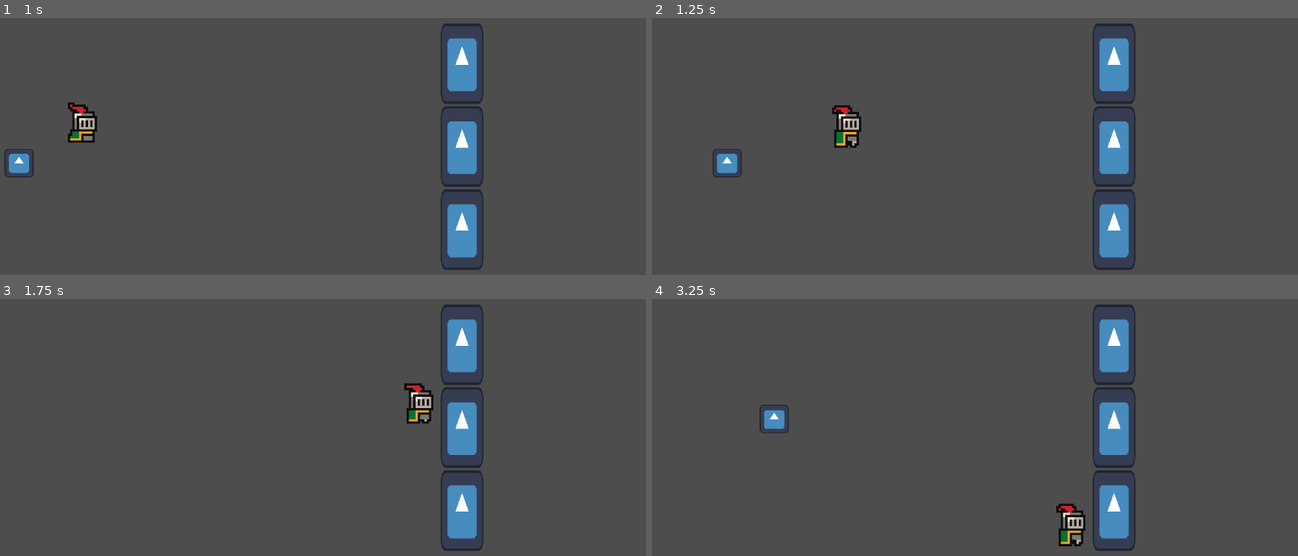
Above: before the commit, frames 1-4 (two rows, left to right).
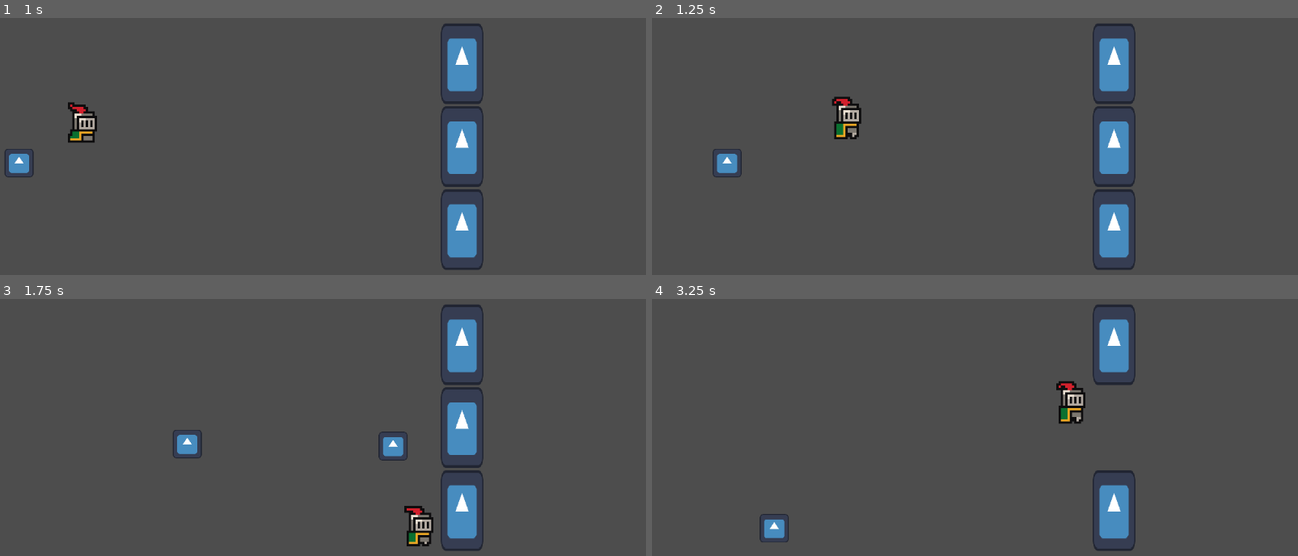
Above: after the commit, the same moments.

Repository: Smoresies/CCG2024Q4
Game: Godot game, scene res://scenes/sandbox.tscn
Same seed, same stepped clock (60 frames per second), same inputs: the game is played once before the commit and once after it. The engine's default icon, where the game draws it, is replaced by a stand-in: a white triangle on a blue panel in a dark square.
Inputs (mouse positions are in pixels of both pictures, inside the frame that each line leads up to):
- Up to frame 1 (1 s): tap Enter at 0.5 s; move the mouse to (465, 164) at 0.52 s; hold Right (right) from 0.53 s (still down); click (465, 164) at 0.6 s; tap Space (jump) at 0.77, 0.8 s
- Up to frame 2 (1.25 s): keep holding Right (right); tap Space (jump) at 1.07 s
- Up to frame 3 (1.75 s): keep holding Right (right); move the mouse to (193, 481) at 1.27 s; tap Space (jump) at 1.35, 1.52 s; click (193, 481) at 1.55 s
- Up to frame 4 (3.25 s): tap Space (jump) at 1.82, 2.3, 3.02 s; move the mouse to (1039, 383) at 2.02 s; release Right (right) at 2.03 s; hold A (left) 2.03-2.78 s; click (1039, 383) at 2.1 s; move the mouse to (942, 535) at 2.77 s; hold Right (right) from 2.78 s (still down); click (942, 535) at 2.85 s

Frame 1 is identical in both runs. In frame 2, 0.6% of the frame differs, in the area x 27-33%, y 30-51%; in frame 3, 1.7%; in frame 4, 3.0%, in the area x 16-75%, y 32-97%.

Commit message:
Ccg 174 implement the ability to climb up specific items in environment (#10)
* update

* Added climbing

* update

* Removed unused _can_climb

* fixed if statement

Diff:
--- /dev/null
+++ b/prefabs/climbable.tscn
@@ -0,0 +1,14 @@
+[gd_scene load_steps=3 format=3 uid="uid://df0h6dt2b3l7n"]
+
+[ext_resource type="Script" path="res://scripts/environment/climbable_area_component.gd" id="1_76ua0"]
+
+[sub_resource type="RectangleShape2D" id="RectangleShape2D_21kih"]
+size = Vector2(20, 115)
+
+[node name="Climbable" type="Area2D"]
+collision_layer = 16
+script = ExtResource("1_76ua0")
+
+[node name="CollisionShape2D" type="CollisionShape2D" parent="."]
+position = Vector2(0, -47.5)
+shape = SubResource("RectangleShape2D_21kih")
--- a/prefabs/entity.tscn
+++ b/prefabs/entity.tscn
@@ -71,6 +71,7 @@
 projectile_spawn_position = NodePath("../PlayerMovementComponent/Marker2D")
 
 [node name="PlayerMovementComponent" type="CharacterBody2D" parent="."]
+collision_mask = 17
 script = ExtResource("5_hgkaw")
 
 [node name="CollisionShape2D" type="CollisionShape2D" parent="PlayerMovementComponent"]
--- a/project.godot
+++ b/project.godot
@@ -40,8 +40,6 @@
 jump={
 "deadzone": 0.5,
 "events": [Object(InputEventKey,"resource_local_to_scene":false,"resource_name":"","device":-1,"window_id":0,"alt_press …(191 unchanged characters)…
-, Object(InputEventKey,"resource_local_to_scene":false,"resource_name":"","device":-1,"window_id":0,"alt_pressed":false,"shift_pressed":false,"ctrl_pressed":false,"meta_pressed":false,"pressed":false,"keycode":0,"physical_keycode":4194320,"key_label":0,"unicode":0,"location":0,"echo":false,"script":null)
-, Object(InputEventKey,"resource_local_to_scene":false,"resource_name":"","device":-1,"window_id":0,"alt_pressed":false,"shift_pressed":false,"ctrl_pressed":false,"meta_pressed":false,"pressed":false,"keycode":0,"physical_keycode":87,"key_label":0,"unicode":119,"location":0,"echo":false,"script":null)
 ]
 }
 down={
@@ -55,6 +53,12 @@
 "events": [Object(InputEventMouseButton,"resource_local_to_scene":false,"resource_name":"","device":-1,"window_id":0,"a …(259 unchanged characters)…
 ]
 }
+up={
+"deadzone": 0.5,
+"events": [Object(InputEventKey,"resource_local_to_scene":false,"resource_name":"","device":-1,"window_id":0,"alt_pressed":false,"shift_pressed":false,"ctrl_pressed":false,"meta_pressed":false,"pressed":false,"keycode":0,"physical_keycode":87,"key_label":0,"unicode":119,"location":0,"echo":false,"script":null)
+, Object(InputEventKey,"resource_local_to_scene":false,"resource_name":"","device":-1,"window_id":0,"alt_pressed":false,"shift_pressed":false,"ctrl_pressed":false,"meta_pressed":false,"pressed":false,"keycode":0,"physical_keycode":4194320,"key_label":0,"unicode":0,"location":0,"echo":false,"script":null)
+]
+}
 
 [layer_names]
 
--- a/scenes/sandbox.tscn
+++ b/scenes/sandbox.tscn
@@ -6,6 +6,7 @@
 [ext_resource type="Script" path="res://scripts/status_effect/base_status_effect.gd" id="4_3cfgk"]
 [ext_resource type="PackedScene" uid="uid://dtwb2d20i0de2" path="res://prefabs/attacks/ranged_attack2.tscn" id="5_ct8tr"]
 [ext_resource type="Script" path="res://scripts/status_effect/replace_attack_status_effect.gd" id="6_ciesc"]
+[ext_resource type="PackedScene" uid="uid://df0h6dt2b3l7n" path="res://prefabs/climbable.tscn" id="7_nah8b"]
 
 [sub_resource type="WorldBoundaryShape2D" id="WorldBoundaryShape2D_sj5p0"]
 
@@ -61,3 +62,10 @@
 [node name="CollisionShape2D" type="CollisionShape2D" parent="BaseCollidableObject2"]
 position = Vector2(168, 200)
 shape = SubResource("RectangleShape2D_vau7a")
+
+[node name="Climbable" parent="." instance=ExtResource("7_nah8b")]
+position = Vector2(129, 202)
+collision_layer = 17
+
+[connection signal="body_entered" from="Climbable" to="Entity" method="_on_entered_climbable"]
+[connection signal="body_exited" from="Climbable" to="Entity" method="_on_exited_climbable"]
--- a/scripts/entity/base_entity.gd
+++ b/scripts/entity/base_entity.gd
@@ -16,7 +16,8 @@
 
 	# if the movement component and input component exist connect the movement together.
 	if movement_component and input_component and attack_component:
-		input_component.on_horizontal_movement_input.connect(movement_component.on_movement_input)
+		input_component.on_horizontal_movement_input.connect(movement_component.on_horizontal_movement_input)
+		input_component.on_vertical_movement_input.connect(movement_component.on_vertical_movement_input)
 		input_component.on_jump_input_started.connect(movement_component.on_jump_input_started)
 		input_component.on_jump_input.connect(movement_component.on_jump_input)
 		input_component.on_jump_input_cancelled.connect(movement_component.on_jump_input_cancelled)
--- a/scripts/entity/components/input_components/base_input_component.gd
+++ b/scripts/entity/components/input_components/base_input_component.gd
@@ -26,6 +26,9 @@
 ## [param horizontal_value] float: The horizontal input value. Should be implemented in child class.
 @warning_ignore("UNUSED_SIGNAL")
 signal on_horizontal_movement_input(horizontal_value: float)
+
+@warning_ignore("UNUSED_SIGNAL")
+signal on_vertical_movement_input(vertical_value: float)
 
 
 # Called when the node enters the scene tree for the first time.
@@ -58,3 +61,9 @@
 	Utilities.make_abstract_function(name)
 
 	return 0
+
+## Gets the current combined left and right input. Needs to be overwrote.
+func vertical_movement_input() -> float:
+	Utilities.make_abstract_function(name)
+
+	return 0
--- a/scripts/entity/components/input_components/player_input_component.gd
+++ b/scripts/entity/components/input_components/player_input_component.gd
@@ -5,7 +5,10 @@
 const JUMP_INPUT_NAME: StringName = &"jump"
 const LEFT_INPUT_NAME: StringName  = &"left"
 const RIGHT_INPUT_NAME: StringName = &"right"
+const DOWN_INPUT_NAME: StringName = &"down"
+const UP_INPUT_NAME: StringName = &"up"
 const ATTACK_INPUT_NAME: StringName = &"attack"
+
 
 
 func _ready() -> void:
@@ -23,6 +26,8 @@
 
 	on_horizontal_movement_input.emit(Input.get_axis(LEFT_INPUT_NAME, RIGHT_INPUT_NAME))
 
+	on_vertical_movement_input.emit(Input.get_axis(UP_INPUT_NAME, DOWN_INPUT_NAME))
+
 	if Input.is_action_just_pressed(ATTACK_INPUT_NAME):
 		on_attack_input_started.emit()
 		on_attack_input.emit()
--- a/scripts/entity/components/movement_components/base_movement_component.gd
+++ b/scripts/entity/components/movement_components/base_movement_component.gd
@@ -11,6 +11,15 @@
 
 ## Event called when horizontal movement ends. Should be implemented in child class.
 signal on_horizontal_movement_cancelled(value: float )
+
+## Event called when vertical movement starts. Should be implemented in child class.
+signal on_vertical_movement_started(value: float )
+
+## Event called when vertical movement is happening. Should be implemented in child class.
+signal on_vertical_movement(value: float )
+
+## Event called when vertical movement ends. Should be implemented in child class.
+signal on_vertical_movement_cancelled(value: float )
 
 ## Event called when a jump starts. Should be implemented in child class.
 signal on_jump_started()
@@ -30,8 +39,14 @@
 ## The horizontal velocity last physics frame.
 var _previous_horizontal_velocity: float = 0
 
+## The vertical velocity last physics frame.
+var _previous_vertical_velocity: float = 0
+
 ## The current direction the character is facing. 1 being right.
 var _current_direction: int = 1
+
+## Climbing booleans
+var _is_climbing: bool = false
 
 # Called when the node enters the scene tree for the first time.
 func _ready() -> void:
@@ -46,13 +61,18 @@
 	_was_grounded = is_on_floor()
 	try_to_emit_signal_direction_change()
 	_previous_horizontal_velocity = velocity.x
+	_previous_vertical_velocity = velocity.y
 
 
-## What the entity does when it receives movement input. Should be implemented in child class.
+## What the entity does when it receives horizontal movement input. Should be implemented in child class.
 @warning_ignore("UNUSED_PARAMETER")
-func on_movement_input(horizontal_vector2: float) -> void:
+func on_horizontal_movement_input(horizontal_vector2: float) -> void:
 	Utilities.make_abstract_function(name)
 
+## What the entity does when it receives vertical movement input. Should be implemented in child class.
+@warning_ignore("UNUSED_PARAMETER")
+func on_vertical_movement_input(horizontal_vector2: float) -> void:
+	Utilities.make_abstract_function(name)
 
 ## What the entity does when it receives jump started input. Should be implemented in child class.
 func on_jump_input_started() -> void:
@@ -78,6 +98,14 @@
 	elif velocity.x != 0 && _previous_horizontal_velocity != 0:
 		on_horizontal_movement.emit(velocity.x)
 
+	if(velocity.y == 0 && _previous_vertical_velocity != 0):
+		on_vertical_movement_cancelled.emit(velocity.y)
+	elif(velocity.y != 0 && _previous_vertical_velocity == 0):
+		on_vertical_movement_started.emit(velocity.y)
+	elif velocity.y != 0 && _previous_vertical_velocity != 0:
+		on_vertical_movement.emit(velocity.y)
+
+
 
 ## Determines if the signal on_grounded_start and on_airborne_start signals
 ## should be invoked and then invokes them if they should.
@@ -101,3 +129,11 @@
 	elif velocity.x < 0 and _current_direction > 0:
 		_current_direction = -1
 		on_direction_changed.emit(_current_direction)
+
+func _on_entered_climbable() -> void:
+	_is_climbing = true
+	print("Entered climbable area")
+
+func _on_exited_climbable() -> void:
+	_is_climbing = false
+	print("Exited climbable area")
--- a/scripts/entity/components/movement_components/player_movement_component.gd
+++ b/scripts/entity/components/movement_components/player_movement_component.gd
@@ -20,7 +20,7 @@
 @export var MOTH_JUMP_FLUTTER_DURATION: float = 0.35
 
 ## The current input direction.
-var _current_input_direction: float = 0
+var _current_input_direction: Vector2 = Vector2(0,0)
 
 ## How fast the character decelerates after loss of input.
 var _horizontal_deceleration: float = MAX_SPEED / DECELERATION_TIME
@@ -34,6 +34,12 @@
 var _moth_jump_initial_height: float = 0.0
 var _is_jump_button_held: bool = false
 
+## Used for rudimentary validation of exiting the climbable while holding up.
+## Change when tiles are implemented.
+var _is_up_pressed: bool = false
+
+@export var CLIMB_SPEED: int = 300
+@export var CLIMB_EXIT_SPEED: int = 50
 
 func _ready() -> void:
 	JUMP_VELOCITY *= -1
@@ -42,15 +48,22 @@
 ## Applies movement to the character.
 func _physics_process(delta: float) -> void:
 	super._physics_process(delta)
-	apply_gravity(delta)
-	apply_horizontal_movement(delta)
+	if _is_climbing:
+		apply_climbing_movement(delta)
+	else:
+		apply_gravity(delta)
+		apply_horizontal_movement(delta)
 	move_and_slide()
 
-func on_movement_input(horizontal_vector2: float) -> void:
-	_current_input_direction = horizontal_vector2
+func on_horizontal_movement_input(horizontal_vector2: float) -> void:
+	_current_input_direction.x = horizontal_vector2
+
+func on_vertical_movement_input(vertical_vector2: float) -> void:
+	_current_input_direction.y = vertical_vector2
+	_is_up_pressed = vertical_vector2 < 0
 
 func on_jump_input_started() -> void:
-	if is_on_floor():
+	if is_on_floor() or _is_climbing:
 		_can_moth_jump = true
 		velocity.y = JUMP_VELOCITY
 		on_jump_started.emit()
@@ -64,11 +77,20 @@
 func on_jump_input_cancelled() -> void:
 	_is_jump_button_held = false
 
+func _on_entered_climbable() -> void:
+	_is_climbing = true
+
+func _on_exited_climbable() -> void:
+	_is_climbing = false
+	if _is_up_pressed:
+		velocity.y = -CLIMB_EXIT_SPEED
+
+
 ## Moves the entity based on the current input direction.
 func apply_horizontal_movement(delta: float) -> void:
-	if _current_input_direction != 0:
+	if _current_input_direction.x != 0:
 		# Accelerate towards the target speed
-		velocity.x = move_toward(velocity.x, _current_input_direction * MAX_SPEED, ACCELERATION * delta)
+		velocity.x = move_toward(velocity.x, _current_input_direction.x * MAX_SPEED, ACCELERATION * delta)
 	else:
 		# Decelerate towards zero speed
 		velocity.x = move_toward(velocity.x, 0, _horizontal_deceleration * delta)
@@ -116,6 +138,11 @@
 		super.apply_gravity(delta)
 
 
+func apply_climbing_movement(delta: float) -> void:
+	velocity.y = move_toward(velocity.y, _current_input_direction.y * CLIMB_SPEED, ACCELERATION * delta)
+	velocity.x = move_toward(velocity.x, _current_input_direction.x * MAX_SPEED, ACCELERATION * delta)
+
+
 func _apply_moth_jump_dip(delta: float) -> void:
 	# Handle the flutter dip
 
--- /dev/null
+++ b/scripts/environment/climbable_area_component.gd
@@ -0,0 +1,17 @@
+class_name ClimbableArea extends Area2D
+
+func _ready() -> void:
+	body_entered.connect(_on_body_entered)
+	body_exited.connect(_on_body_exited)
+
+func _on_body_entered(body: Node2D ):
+	var parent: BaseEntity = body.get_parent()
+	var movement_component: BaseMovementComponent = parent.movement_component
+	movement_component._on_entered_climbable()
+	print(body.to_string() + " entered climbable")
+
+func _on_body_exited(body: Node2D ):
+	var parent: BaseEntity = body.get_parent()
+	var movement_component: BaseMovementComponent = parent.movement_component
+	movement_component._on_exited_climbable()
+	print(body.to_string() + " exited climbable")
Not shown: 1 places in prefabs/entity.tscn that only renumber resources
Not shown: 1 places in scenes/sandbox.tscn that only renumber resources
